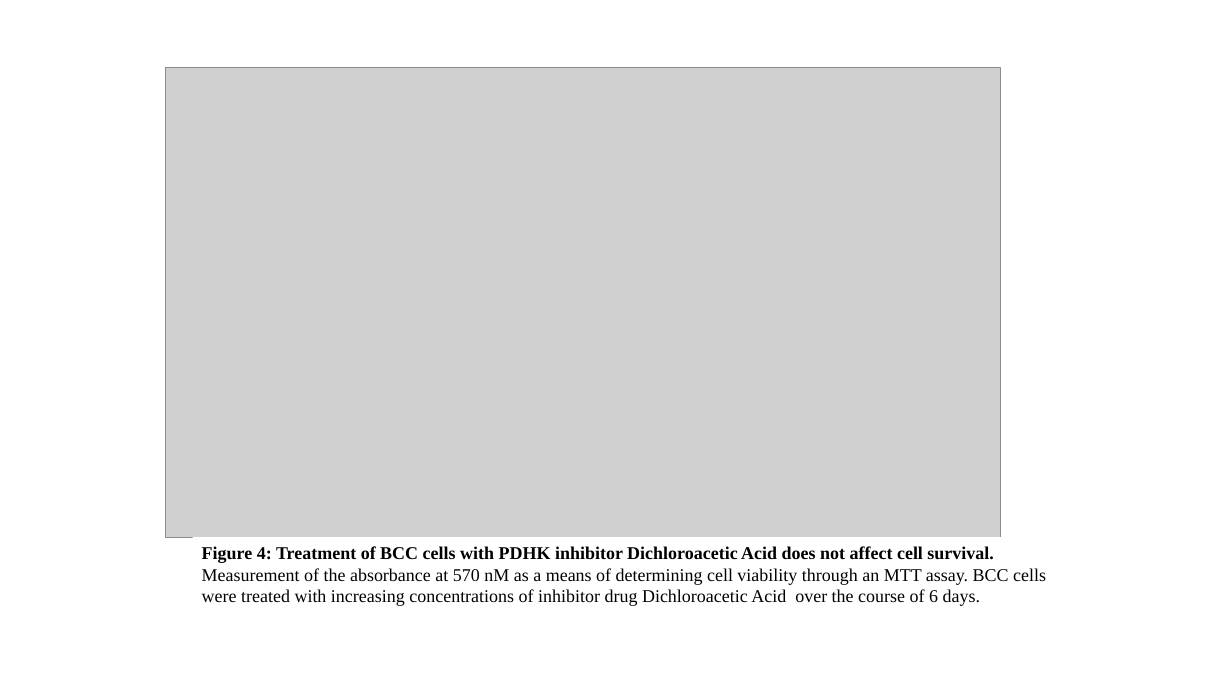
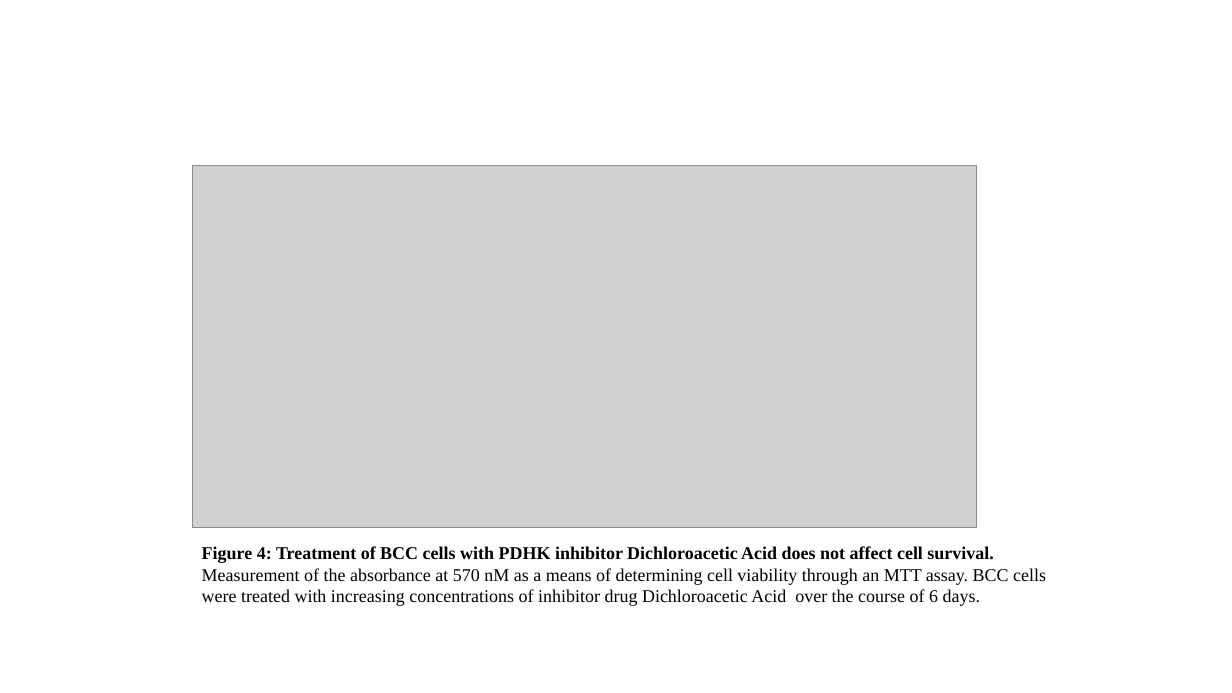
Before and after one commit to phalas25/ph-future-phd, a slide deck: slide 17 of Figures .pptx. Drawn at 1232x693 pixels with LibreOffice and Linux fonts; fonts in the diff are those of the drawing; grey boxes stand for pictures. Boxes give left, top, right and bottom in pixels: in the first picture for what was removed or moved away, otherwise in the second. Text is boxed around its words. In the diff, an @@ line names an element or a change of style, - is before the commit and + after.

```diff
--- a/Figures .pptx
+++ b/Figures .pptx
@@ picture: place and size @@
-picture at <box>165,67,1001,537</box>
+picture at <box>192,166,976,528</box>
@@ text "Figure 4: Treatment of BCC ..." rewrapped from <box>192,537,1093,639</box> to <box>202,546,1046,606</box> @@
```
Also in this commit, not shown: 1 slide added, 1 slide removed, 6 other files.
